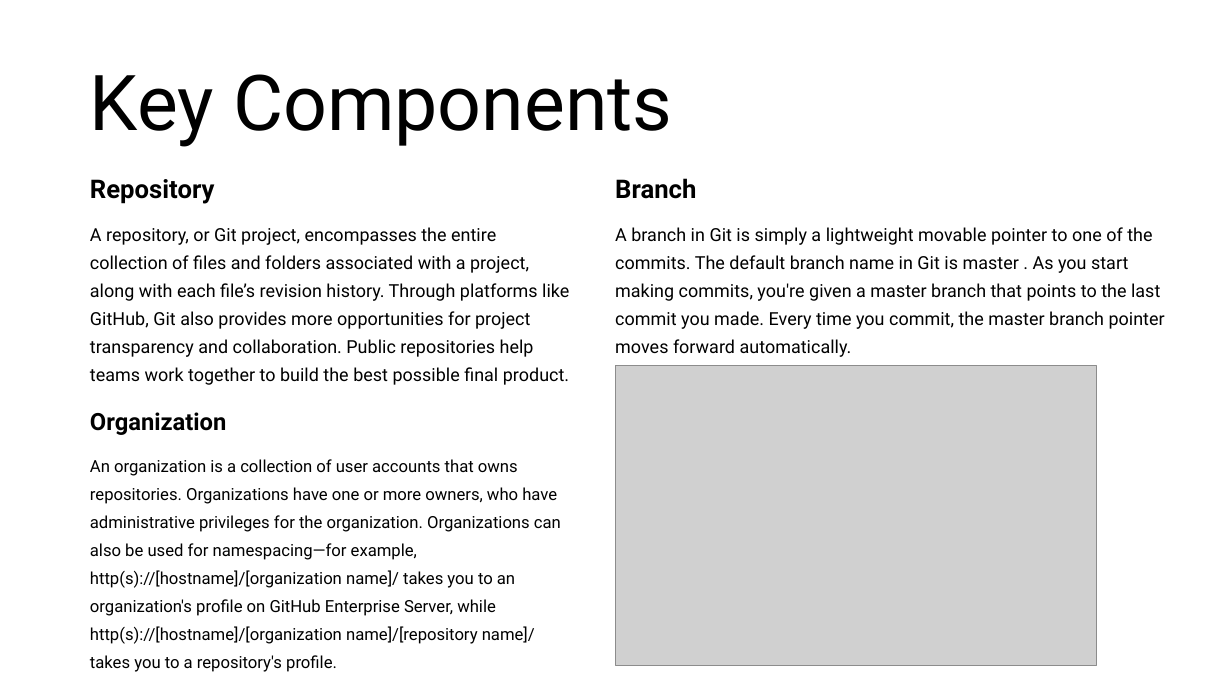
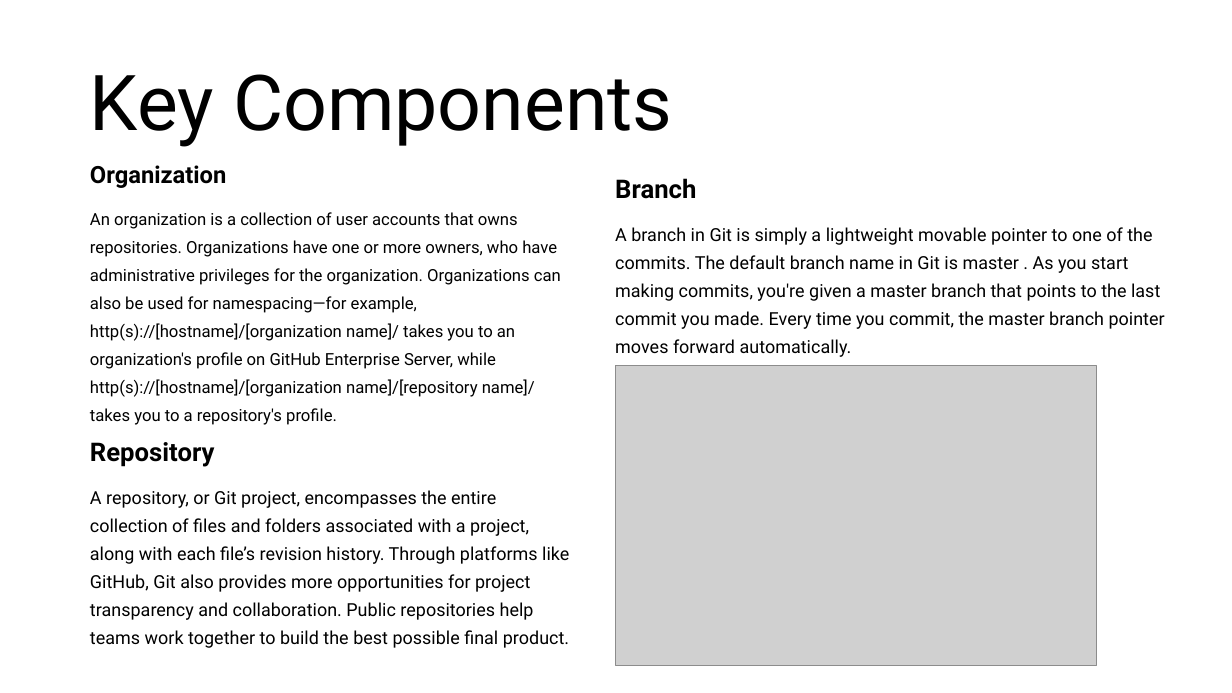
Before and after one commit to sumitkadu/Git101_WomenWhoCode, a slide deck: slide 7 of Git101_WWC.pptx (slide 6 before the commit). Drawn at 1232x693 pixels with LibreOffice and Linux fonts; fonts in the diff are those of the drawing; grey boxes stand for pictures. Boxes give left, top, right and bottom in pixels: in the first picture for what was removed or moved away, otherwise in the second. Text is boxed around its words. In the diff, an @@ line names an element or a change of style, - is before the commit and + after.

Commit message:
Updated PPT

```diff
--- a/Git101_WWC.pptx
+++ b/Git101_WWC.pptx
@@ text "Organization": place and size @@
-text "Organization" at <box>90,412,561,672</box>
+text "Organization" at <box>90,165,561,425</box>
@@ text "Repository": place and size @@
-text "Repository" at <box>90,179,569,385</box>
+text "Repository" at <box>90,442,569,648</box>
```
Also in this commit, not shown: 4 other slides changed, 1 slide added.
